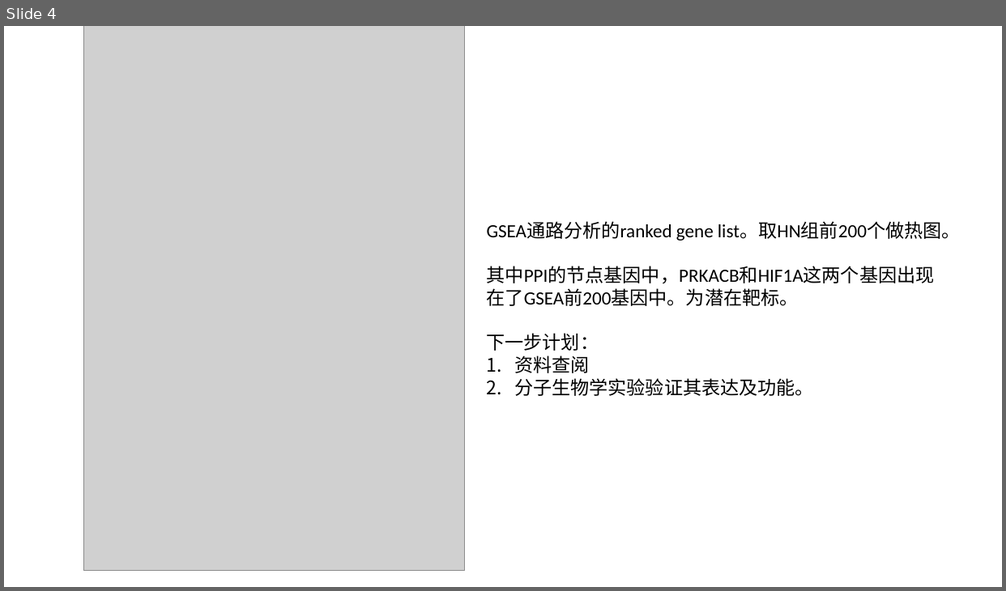
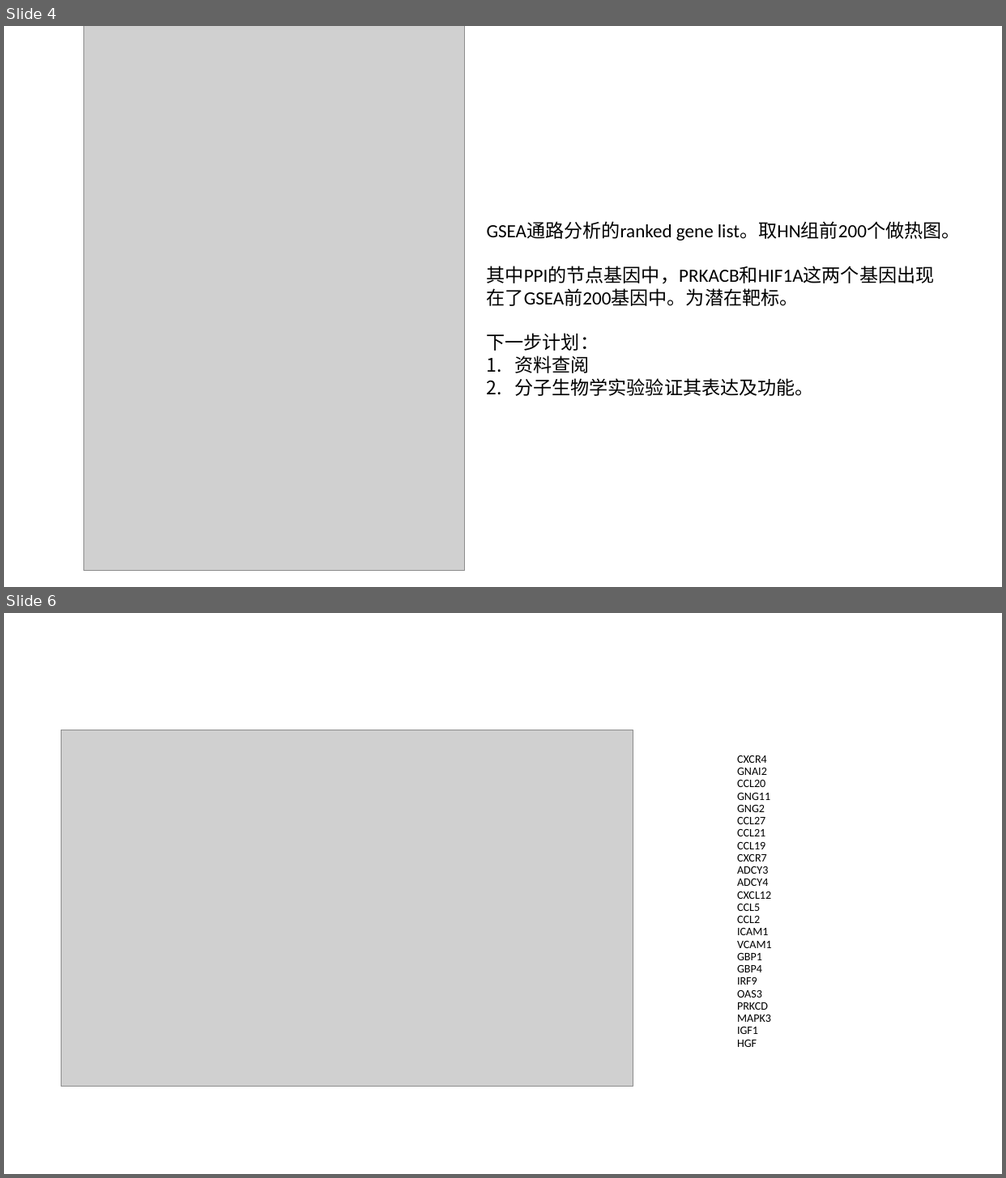
Before and after one commit to JingchaoWei/BGI, a slide deck: PPT素材/ppt.pptx. Shown one above the other, each under a label of ours: slide 4 before the commit, slides 4 and 6 after it; the slides between them are not shown. The pictures are 1006x591 and 1006x1178 pixels, drawn with LibreOffice and Linux fonts; fonts in the diff are those of the drawing; grey boxes stand for pictures. Boxes give left, top, right and bottom in pixels: in the first picture for what was removed or moved away, otherwise in the second. Text is boxed around its words. In the diff, an @@ line names an element or a change of style, - is before the commit and + after.

```diff
--- a/PPT素材/ppt.pptx
+++ b/PPT素材/ppt.pptx
@@ slide 6 added at (4,613,1002,1174), background #FFFFFF @@
@@ picture added at (62,730,633,1087) @@
@@ title added at (737,756,772,1047), 11 pt, text #000000 @@
+CXCR4
+GNAI2
+CCL20
+GNG11
+GNG2
+CCL27
+CCL21
+CCL19
+CXCR7
+ADCY3
+ADCY4
+CXCL12
+CCL5
+CCL2
+ICAM1
+VCAM1
+GBP1
+GBP4
+IRF9
+OAS3
+PRKCD
+MAPK3
+IGF1
+HGF
```
Also in this commit, not shown: 2 other slides added, 13 other files.
